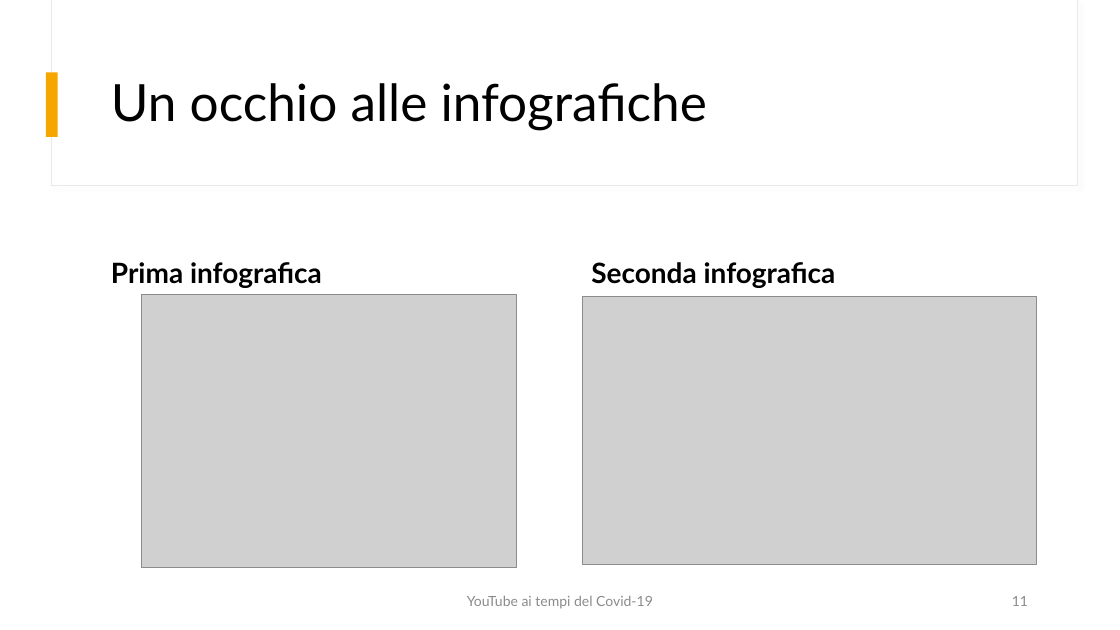
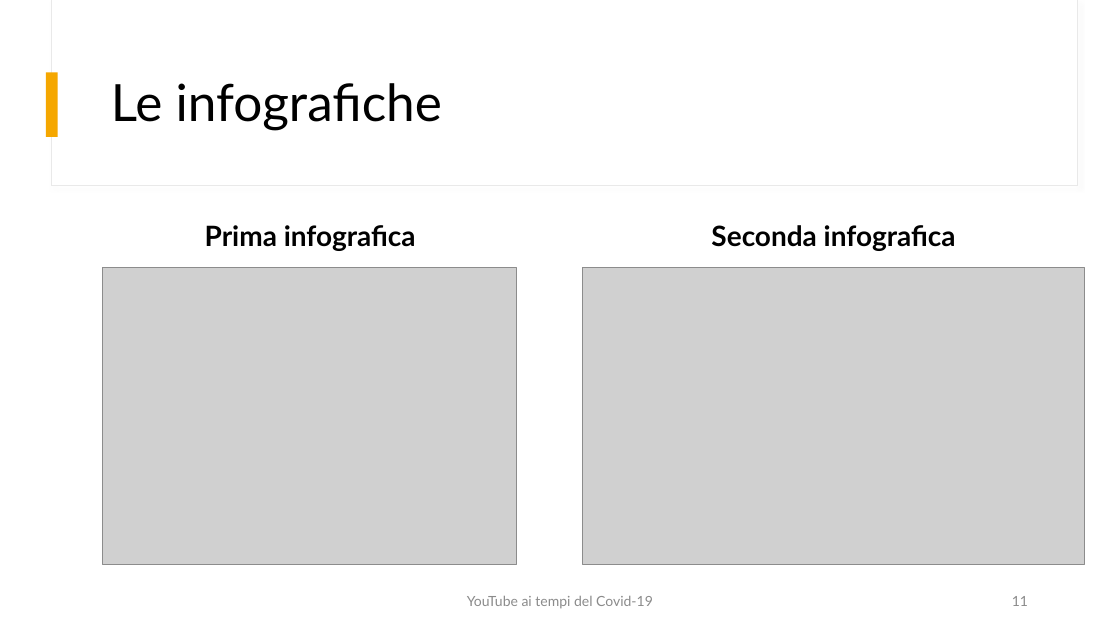
Before and after one commit to fedelux3/Youtube_trending_analysis, a slide deck: slide 11 of presentazione/presentazione.pptx. Drawn at 1120x630 pixels with LibreOffice and Linux fonts; fonts in the diff are those of the drawing; grey boxes stand for pictures. Boxes give left, top, right and bottom in pixels: in the first picture for what was removed or moved away, otherwise in the second. Text is boxed around its words. In the diff, an @@ line names an element or a change of style, - is before the commit and + after.

```diff
--- a/presentazione/presentazione.pptx
+++ b/presentazione/presentazione.pptx
@@ title at [111,83,442,131]: text changed @@
-Un occhio alle infografiche
+Le infografiche
@@ text "Prima infografica": place and size @@
-text "Prima infografica" at [111,262,322,288]
+text "Prima infografica" at [205,225,416,251]
@@ text "Prima infografica" at [205,225,416,251]: alignment left to centre @@
@@ text "Seconda infografica" at [711,225,956,251]: alignment left to centre @@
@@ text "Seconda infografica": place and size @@
-text "Seconda infografica" at [591,262,836,288]
+text "Seconda infografica" at [711,225,956,251]
@@ picture: place and size @@
-picture at [142,294,518,567]
+picture at [103,268,518,565]
@@ picture: place and size @@
-picture at [583,297,1037,565]
+picture at [583,268,1085,565]
```
Also in this commit, not shown: 11 other slides changed.
